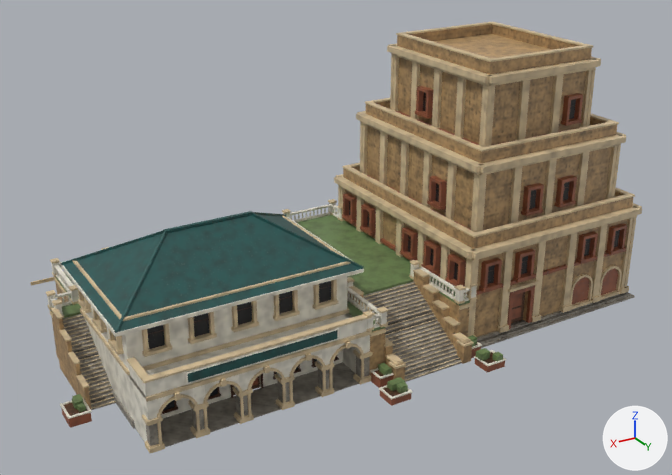
One commit to the FBX model Assets/Maps/LotteWorld/Rides/SouthTerrace/LotteWorld_SouthTerrace.fbx: the scene before it, then after it.
Before and after are seen from a 50 mm camera at (40.6, 51.0, 39.2) aimed at (3.9, -10.2, 8.6). Every picture has the same lights, and +X, +Y and +Z are marked at lower right. The older version comes first. Where no turn or scale is listed for an object, it has been applied to the vertices. Vertices at exactly the same position are counted once.

In view in the first picture: 'Static_LW_CreamWhite', 'Static_LW_DarkTeal', 'Static_LW_Opening', 'Static_LW_Sandstone', 'Static_LW_StoneGrey', 'Static_LW_TerraceGreen', 'Static_LW_Terracotta', 'Static_LW_Timber', 'Static_LW_WarmBeige' and 3 more.
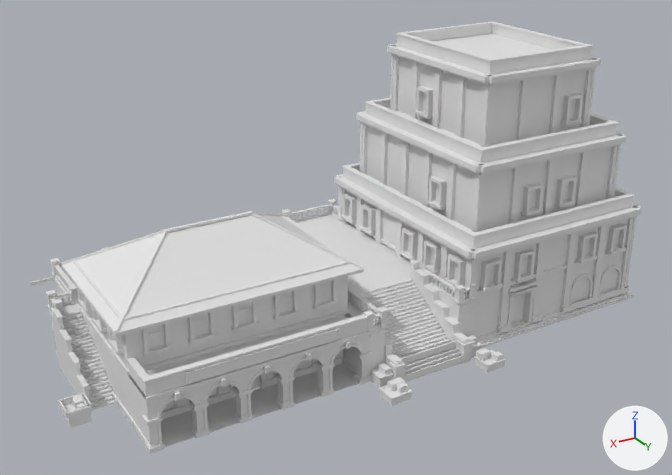
Where the change shows, as pixel boxes [x1, y1, x2, y2] in the pictures (672 x 475 px):
'Static_LW_Sandstone', recoloured: [51, 24, 633, 401] in both
'Static_LW_TerraceGreen', recoloured: [51, 215, 503, 409] in both
'Static_Detail_LW_StoneGrey', added (mostly hidden): after [59, 276, 622, 444]
'Static_Detail_LW_CreamWhite', added (mostly hidden): after [174, 285, 539, 408]
part 1 of me_static_lw_warmbeige, recoloured (lighter): [30, 21, 642, 453] in both
part 2 of me_static_lw_darkteal, recoloured (lighter): [61, 211, 364, 383] in both
part 3 of me_static_lw_stonegrey, recoloured: [63, 282, 635, 447] in both
part 4 of me_static_lw_creamwhite, recoloured: [47, 202, 506, 439] in both
part 5 of me_static_lw_terracotta, recoloured: [62, 86, 627, 428] in both
part 6 of me_static_lw_timber, recoloured: [64, 98, 618, 415] in both

The change, as a diff of the scene's bpy script:
```diff
--- a/Assets/Maps/LotteWorld/Rides/SouthTerrace/LotteWorld_SouthTerrace.fbx.py
+++ b/Assets/Maps/LotteWorld/Rides/SouthTerrace/LotteWorld_SouthTerrace.fbx.py
@@ mat_static_lw_timber_p @@
+mat_static_lw_timber_p = principled_material('Static_LW_Timber_P')
+mat_static_lw_timber_p.base_color = (0.8, 0.8, 0.8)  # white #e7e7e7
@@ mat_tile_lw_terracotta @@
+mat_tile_lw_terracotta = principled_material('Tile_LW_Terracotta')
+mat_tile_lw_terracotta.base_color = (0.8, 0.8, 0.8)  # white #e7e7e7
@@ mat_tile_lw_darkteal @@
+mat_tile_lw_darkteal = principled_material('Tile_LW_DarkTeal')
+mat_tile_lw_darkteal.base_color = (0.8, 0.8, 0.8)  # white #e7e7e7
@@ mat_tile_lw_warmbeige @@
+mat_tile_lw_warmbeige = principled_material('Tile_LW_WarmBeige')
+mat_tile_lw_warmbeige.base_color = (0.8, 0.8, 0.8)  # white #e7e7e7
@@ me_static_lw_terracegreen @@
 me_static_lw_terracegreen.from_pydata(...)  # 200 vertices, 312 faces; spans x -4.3..27.3, y -24.0..2.2, z 0.6..4.5
-me_static_lw_terracegreen.materials.append(mat_static_lw_terracegreen)
+me_static_lw_terracegreen.materials.append(mat_static_lw_terracegreen_p)  # white #e7e7e7
@@ me_static_lw_darkteal @@
 me_static_lw_darkteal.from_pydata(...)  # 54 vertices, 80 faces; spans x 5.0..25.0, y -17.0..-1.5, z 4.7..12.4
+# me_static_lw_darkteal part 2: 80 faces spanning x 5.0..25.0, y -17.0..-1.5, z 4.7..12.4 switch from mat_static_lw_darkteal to mat_tile_lw_darkteal (white #e7e7e7)
@@ me_static_lw_creamwhite @@
 me_static_lw_creamwhite.from_pydata(...)  # 4782 vertices, 8136 faces; spans x -4.6..28.1, y -24.1..2.3, z 0.0..9.0
+# me_static_lw_creamwhite part 4: 4407 faces spanning x -4.6..28.1, y -24.1..2.3, z 0.0..9.0 switch from mat_static_lw_creamwhite to mat_tile_lw_creamwhite (white #e7e7e7)
@@ me_static_lw_warmbeige @@
 me_static_lw_warmbeige.from_pydata(...)  # 3626 vertices, 5844 faces; spans x -22.8..26.4, y -24.2..0.2, z 0.0..23.0
+# me_static_lw_warmbeige part 1: 5602 faces spanning x -22.8..26.4, y -24.2..0.2, z 0.0..23.0 switch from mat_static_lw_warmbeige to mat_tile_lw_warmbeige (white #e7e7e7)
@@ me_static_lw_terracotta @@
 me_static_lw_terracotta.from_pydata(...)  # 1144 vertices, 1932 faces; spans x -22.6..28.0, y -24.0..2.2, z 0.0..19.1
+# me_static_lw_terracotta part 5: 1828 faces spanning x -22.6..28.0, y -24.0..2.2, z 0.0..19.1 switch from mat_static_lw_terracotta to mat_tile_lw_terracotta (white #e7e7e7)
@@ me_static_lw_sandstone @@
 me_static_lw_sandstone.from_pydata(...)  # 267 vertices, 540 faces; spans x -22.0..26.3, y -24.0..0.1, z 0.0..22.9
-me_static_lw_sandstone.materials.append(mat_static_lw_sandstone)
+me_static_lw_sandstone.materials.append(mat_static_lw_sandstone_p)  # white #e7e7e7
@@ me_static_lw_timber @@
 me_static_lw_timber.from_pydata(...)  # 572 vertices, 864 faces; spans x -22.1..27.9, y -22.1..2.1, z 0.0..18.1
+# me_static_lw_timber part 6: 784 faces spanning x -22.1..27.9, y -22.1..2.1, z 0.0..18.1 switch from mat_static_lw_timber to mat_static_lw_timber_p (white #e7e7e7)
@@ me_static_lw_stonegrey @@
 me_static_lw_stonegrey.from_pydata(...)  # 742 vertices, 1608 faces; spans x -22.9..26.0, y -22.0..0.0, z 0.0..4.3
+# me_static_lw_stonegrey part 3: 1114 faces spanning x -22.9..26.0, y -22.0..0.0, z 0.0..4.3 switch from mat_static_lw_stonegrey to mat_tile_lw_stonegrey (white #e7e7e7)
@@ ob_static_detail_lw_stonegrey @@
+ob_static_detail_lw_stonegrey = bpy.data.objects.new('Static_Detail_LW_StoneGrey', me_static_detail_lw_stonegrey_002)  # 3864 vertices, 2898 faces; spans x -22.4..28.1, y -24.1..0.1, z 0.0..16.9; in mat_tile_lw_stonegrey (white #e7e7e7)
+ob_static_detail_lw_stonegrey.location = (0.0, 0.0, 0.0)
@@ ob_static_detail_lw_creamwhite @@
+ob_static_detail_lw_creamwhite = bpy.data.objects.new('Static_Detail_LW_CreamWhite', me_static_detail_lw_creamwhite_002)  # 3450 vertices, 2732 faces; spans x -22.0..24.0, y -22.0..-1.3, z 0.7..19.4; in mat_tile_lw_creamwhite (white #e7e7e7)
+ob_static_detail_lw_creamwhite.location = (0.0, 0.0, 0.0)
```
